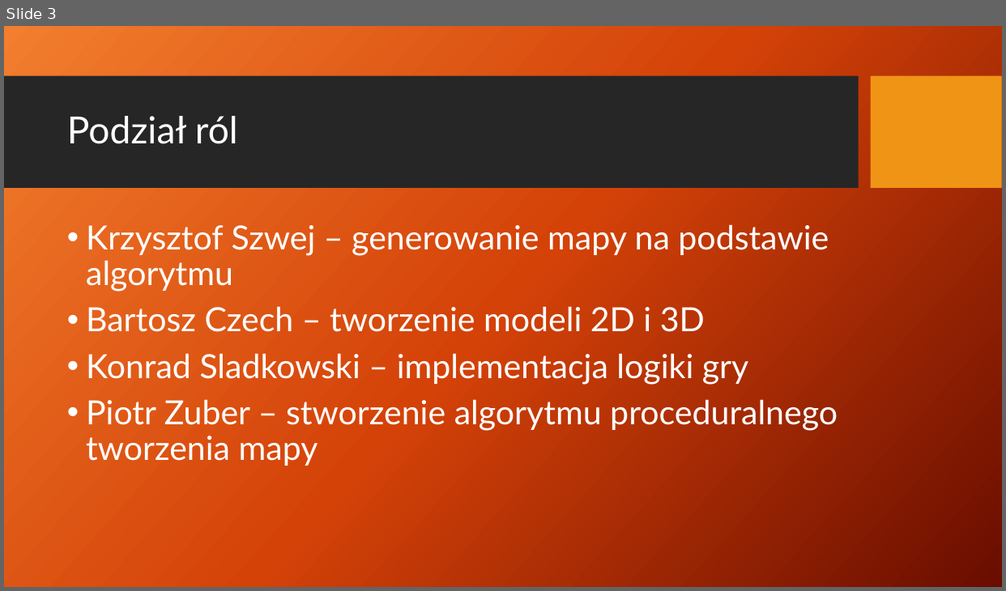
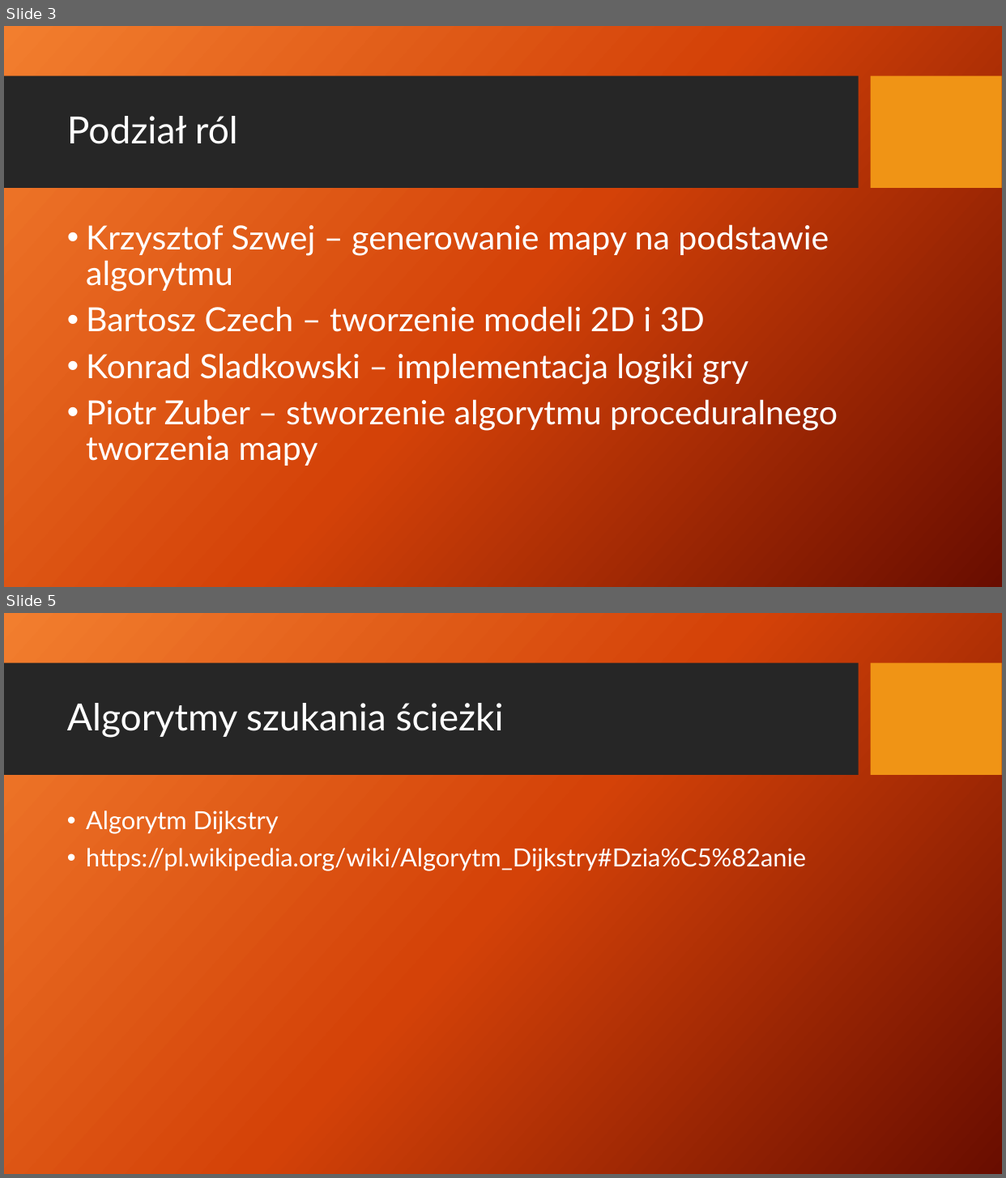
Before and after one commit to FakeOrganization-TD/TowerDefence, a slide deck: Prezentacje/Prez 2 - oceniana.pptx. Shown one above the other, each under a label of ours: slide 3 before the commit, slides 3 and 5 after it; the slides between them are not shown. The pictures are 1006x591 and 1006x1178 pixels, drawn with LibreOffice and Linux fonts; fonts in the diff are those of the drawing; background and template pictures are left out. Boxes give left, top, right and bottom in pixels: in the first picture for what was removed or moved away, otherwise in the second. Text is boxed around its words. In the diff, an @@ line names an element or a change of style, - is before the commit and + after.

```diff
--- a/Prezentacje/Prez 2 - oceniana.pptx
+++ b/Prezentacje/Prez 2 - oceniana.pptx
@@ slide 5 added at box(4, 613, 1002, 1174), background picture (left out); not listed: 2 template elements that a slide beside it also shows @@
@@ title added at box(67, 703, 504, 738), 36 pt, text #FFFFFF @@
+Algorytmy szukania ścieżki
@@ text added at box(86, 811, 806, 871), 24 pt, text #FFFFFF @@
+• Algorytm Dijkstry
+• https://pl.wikipedia.org/wiki/Algorytm_Dijkstry#Dzia%C5%82anie
```
Also in this commit, not shown: 4 other slides added, 1 slide removed.
